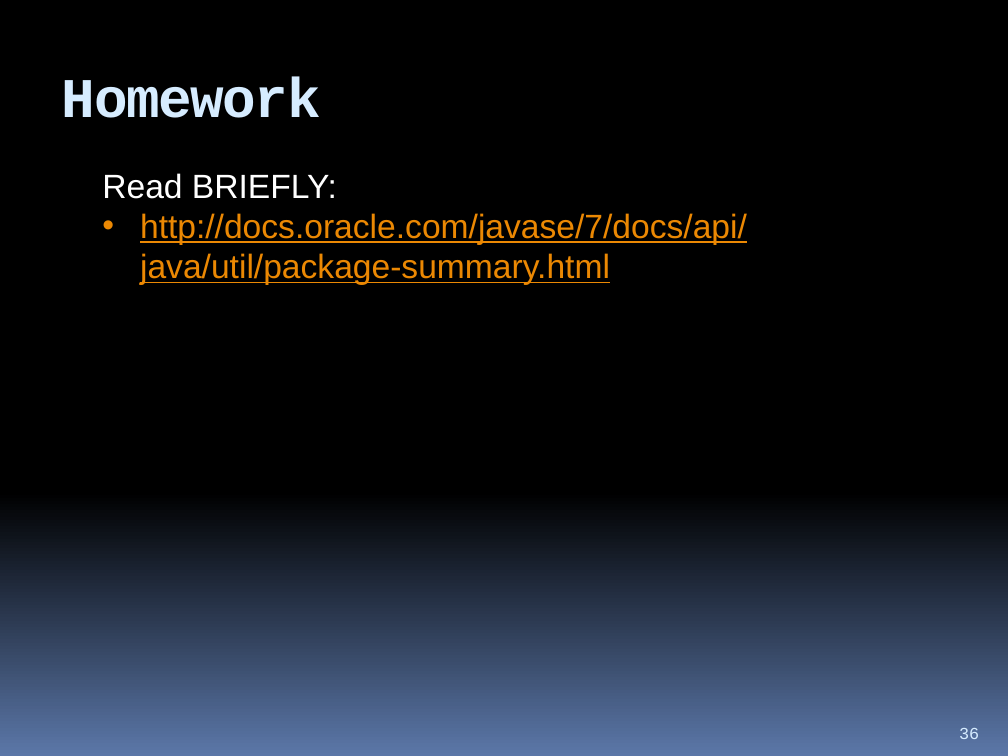
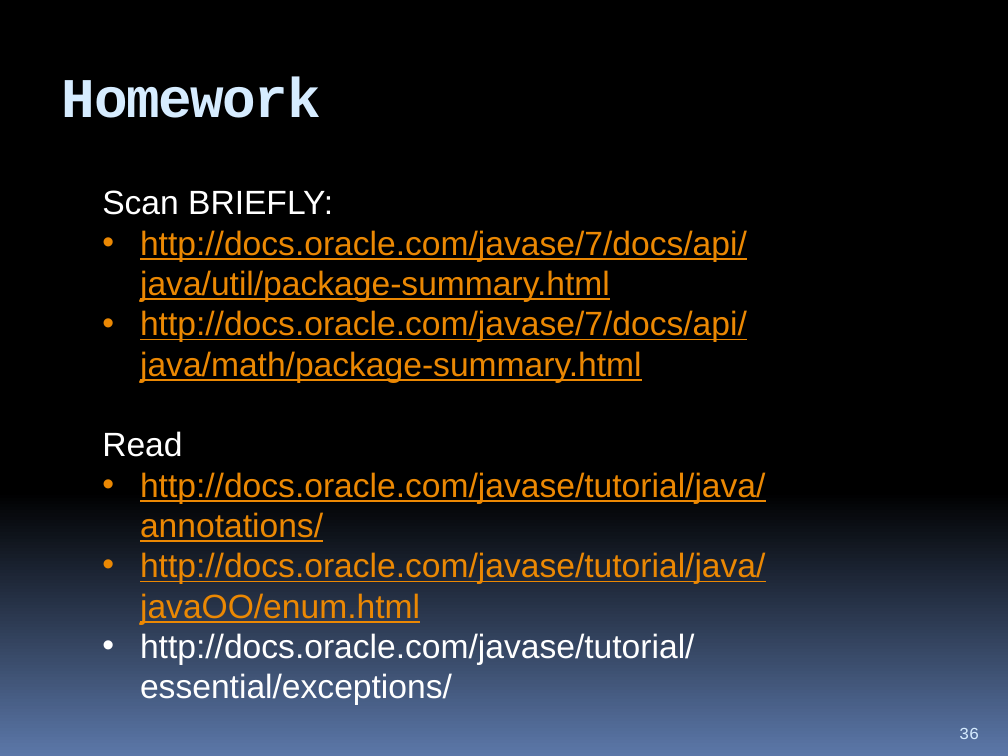
Before and after one commit to hchan/comp2613, a slide deck: slide 36 of coursePresentation.pptx. Drawn at 1008x756 pixels with LibreOffice and Linux fonts; fonts in the diff are those of the drawing. Boxes give left, top, right and bottom in pixels: in the first picture for what was removed or moved away, otherwise in the second. Text is boxed around its words. In the diff, an @@ line names an element or a change of style, - is before the commit and + after.

```diff
--- a/coursePresentation.pptx
+++ b/coursePresentation.pptx
@@ text "Scan BRIEFLY:": place and size @@
-text "Scan BRIEFLY:" at box(102, 173, 747, 285)
+text "Scan BRIEFLY:" at box(102, 190, 765, 705)
@@ text at box(102, 190, 333, 215): text changed @@
-Read BRIEFLY:
+Scan BRIEFLY:
@@ text at box(102, 310, 765, 705): paragraphs added @@
+• http://docs.oracle.com/javase/7/docs/api/java/math/package-summary.html
+Read
+• http://docs.oracle.com/javase/tutorial/java/annotations/
+• http://docs.oracle.com/javase/tutorial/java/javaOO/enum.html
+• http://docs.oracle.com/javase/tutorial/essential/exceptions/
```
Also in this commit, not shown: 2 other slides changed, 3 other files.
